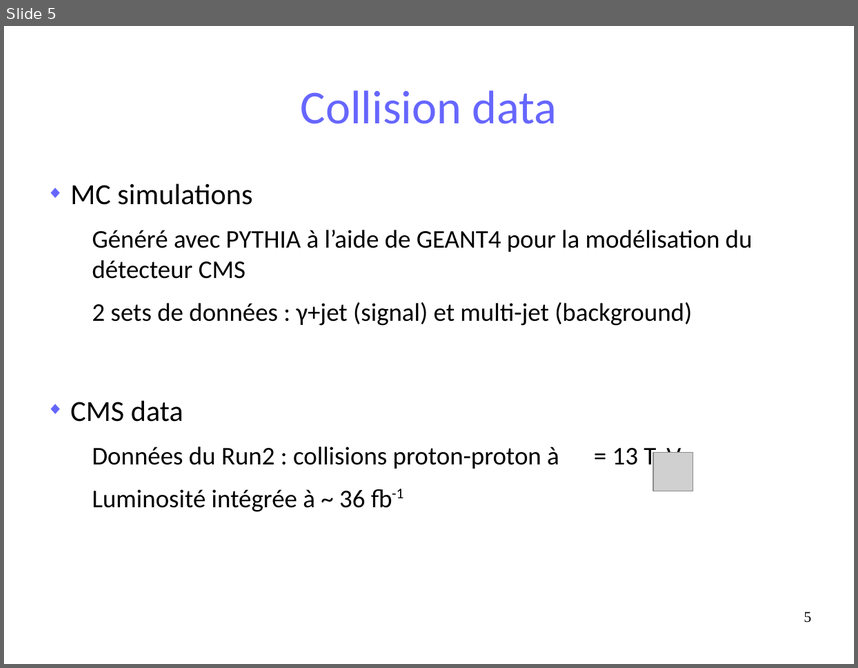
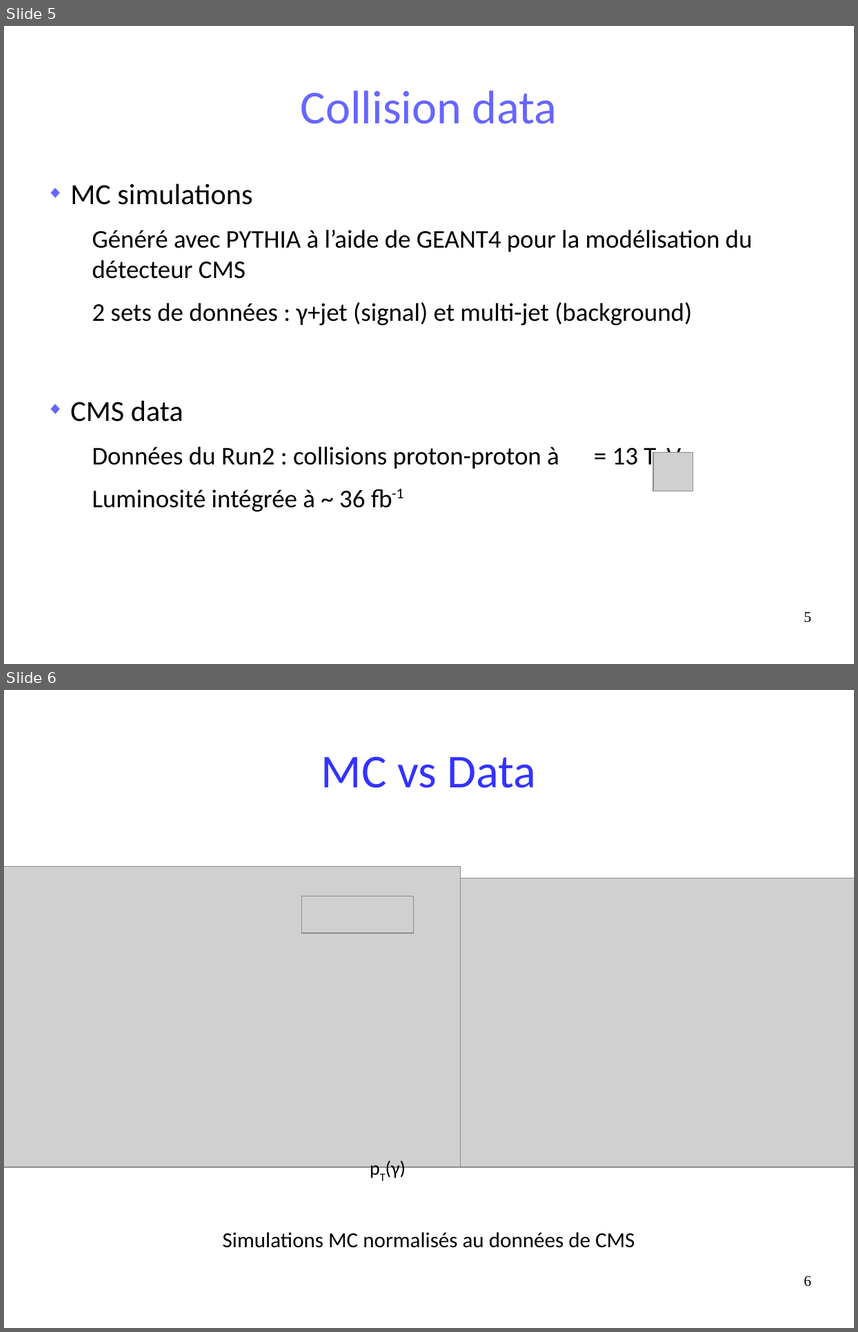
Before and after one commit to maxgiraud/m2_report, a slide deck: soutenance.odp. Shown one above the other, each under a label of ours: slide 5 before the commit, slides 5 and 6 after it. The pictures are 858x668 and 858x1332 pixels, drawn with LibreOffice and Linux fonts; fonts in the diff are those of the drawing; grey boxes stand for pictures. Boxes give left, top, right and bottom in pixels: in the first picture for what was removed or moved away, otherwise in the second. Text is boxed around its words. In the diff, an @@ line names an element or a change of style, - is before the commit and + after.

```diff
--- a/soutenance.odp
+++ b/soutenance.odp
@@ slide 6 added at (4, 690, 854, 1328), background #FFFFFF @@
@@ title added at (321, 756, 537, 788), 44 pt, text #3333FF @@
+MC vs Data
@@ picture added at (4, 866, 461, 1167) @@
@@ picture added at (302, 896, 415, 933) @@
@@ picture added at (426, 878, 854, 1167) @@
@@ text added at (386, 1161, 406, 1179), 18 pt, text #000000 @@
+pT(γ)
@@ text added at (223, 1232, 635, 1248), 20 pt, text #000000 @@
+Simulations MC normalisés au données de CMS
@@ page number added at (804, 1275, 811, 1286), 14 pt, text #000000 @@
+6
```
Also in this commit, not shown: 11 slides changed, 3 other slides added, 4 slides removed.
